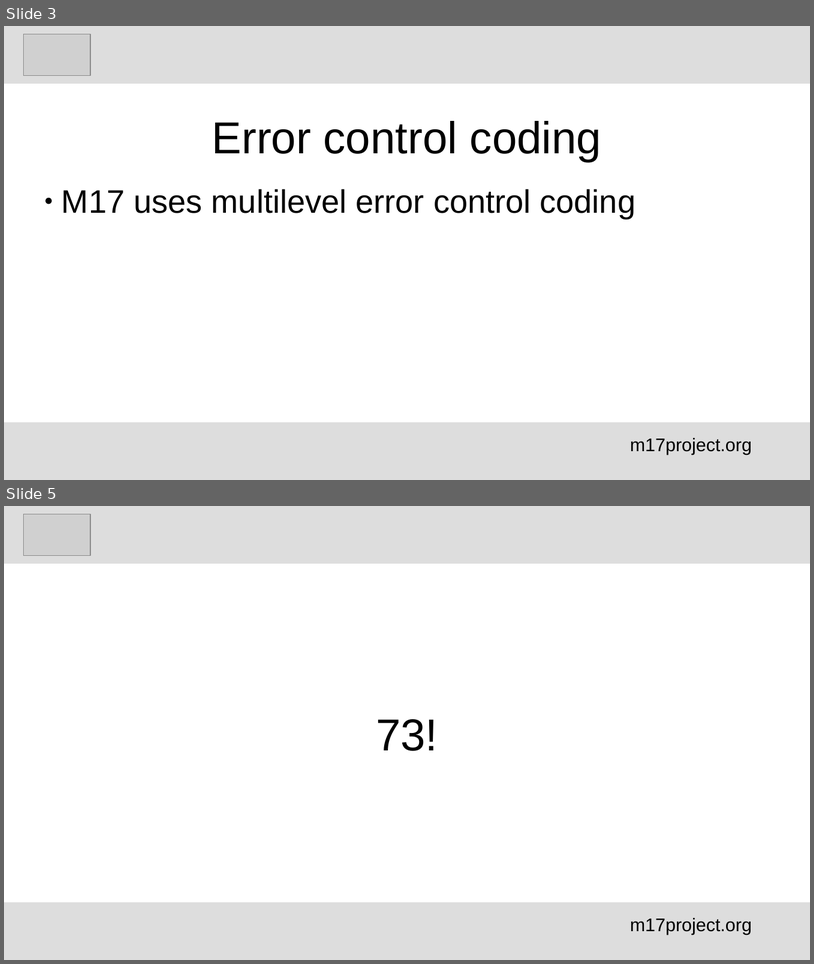
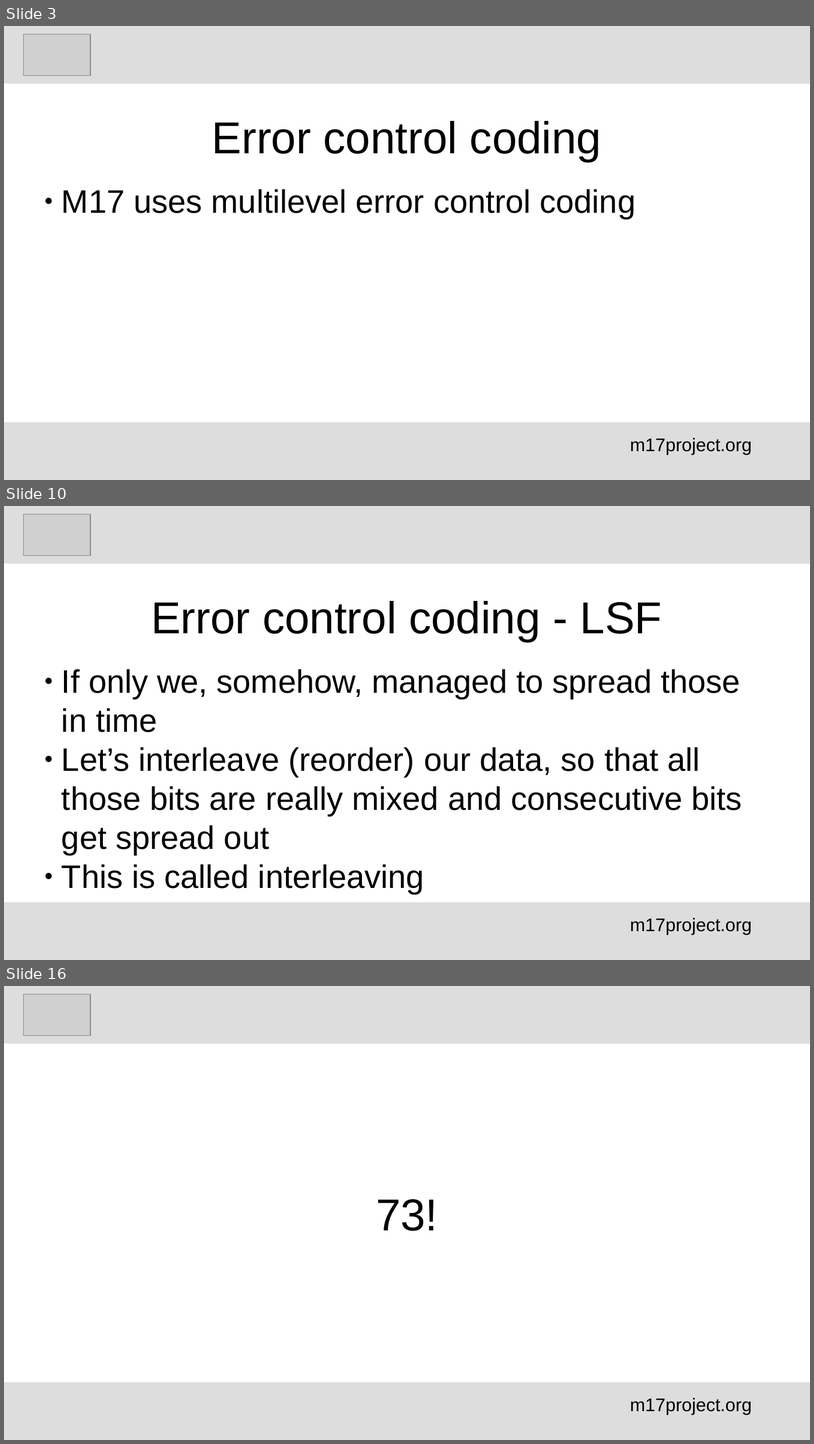
Before and after one commit to M17-Project/M17_education, a slide deck: English/M17_error control_schemes_en.odp. Shown one above the other, each under a label of ours: slides 3 and 5 before the commit, slides 3, 10 and 16 after it; the slides between them are not shown. The pictures are 814x964 and 814x1444 pixels, drawn with LibreOffice and Linux fonts; fonts in the diff are those of the drawing; grey boxes stand for pictures. Boxes give left, top, right and bottom in pixels: in the first picture for what was removed or moved away, otherwise in the second. Text is boxed around its words. In the diff, an @@ line names an element or a change of style, - is before the commit and + after.

```diff
--- a/English/M17_error control_schemes_en.odp
+++ b/English/M17_error control_schemes_en.odp
@@ slide 10 added at (x1=4, y1=506, x2=810, y2=960), background #FFFFFF @@
@@ rectangle added at (x1=4, y1=506, x2=810, y2=564), fill #DDDDDD @@
@@ picture added at (x1=23, y1=514, x2=90, y2=556) @@
@@ title added at (x1=151, y1=601, x2=663, y2=642), 44 pt, text #000000 @@
+Error control coding - LSF
@@ subtitle added at (x1=62, y1=669, x2=743, y2=894), 32 pt, text #000000 @@
+● If only we, somehow, managed to spread those in time
+● Let’s interleave (reorder) our data, so that all those bits are really mixed and consecutive bits get spread out
+● This is called interleaving
@@ rectangle added at (x1=4, y1=902, x2=810, y2=960), fill #DDDDDD @@
@@ text added at (x1=630, y1=918, x2=752, y2=934), 18 pt, text #000000 @@
+m17project.org
@@ what was slide 5 is now slide 16 @@
```
Also in this commit, not shown: 2 slides changed, 10 other slides added, 1 other file.
